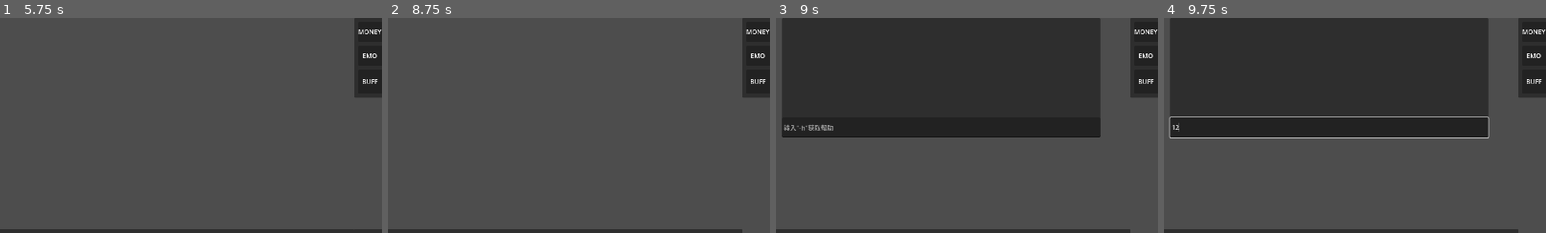
Above: before the commit, frames 1-4 (left to right).
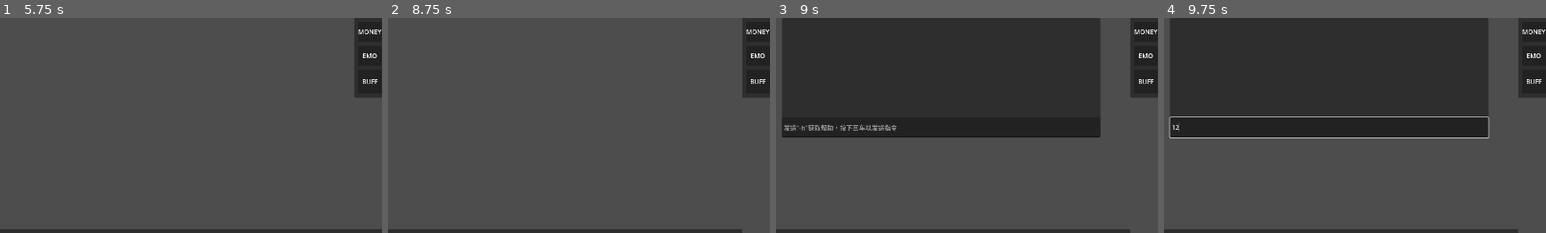
Above: after the commit, the same moments.

Repository: yuyi-yutie/Illness
Game: Godot game, scene res://scenes/play_scene/play_scene.tscn
Same seed, same stepped clock (60 frames per second), same inputs: the game is played once before the commit and once after it. The engine's default icon, where the game draws it, is replaced by a stand-in: a white triangle on a blue panel in a dark square.
Inputs (mouse positions are % of the whole screen's width and height, from its top left):
- Up to frame 1 (5.75 s): click "执行" at 0.5 s; click "销毁一张手牌(暂无消耗)" at 1.25 s; click "换一批(暂无消耗)" at 2 s; click "执行" at 2.75 s; click "销毁一张手牌(暂无消耗)" at 3.5 s; click "换一批(暂无消耗)" at 4.25 s; click "执行" at 5 s
- Up to frame 2 (8.75 s): click "销毁一张手牌(暂无消耗)" at 5.75 s; click "换一批(暂无消耗)" at 6.5 s; tap Enter (CMDEnter) at 7.25 s; move the mouse to (72, 45) at 7.27 s; hold Enter (CMDEnter) 7.28-8 s; click (72, 45) at 7.42 s; tap Space at 8 s; drag from (30, 55) to (45, 70) at 8.02 s
- Up to frame 3 (9 s): tap Enter (CMDEnter) at 8.75 s; move the mouse to (60, 28) at 8.77 s; hold ` (CallCMD) from 8.78 s (still down); click (60, 28) at 8.92 s
- Up to frame 4 (9.75 s): tap Enter (CMDEnter) at 9.05 s; release ` (CallCMD) at 9.5 s; click (50, 25) at 9.52 s; type "12" at 9.6 s
The pictures show only the part of the screen within x 28-78%, y 0-50%; the shares and areas given below are measured in that part.

Frames 1-2 are identical in both runs. In frame 3, 0.3% of the frame differs, in the area x 2-32%, y 49-53%; in frame 4, nothing differs.

Commit message:
little update
基本完善了cmd，下一步就是写牌和buff了

Diff:
--- a/illness/globals/player_info_glue.gd
+++ b/illness/globals/player_info_glue.gd
@@ -11,6 +11,7 @@
 		else:
 			show_detail(current_hover_buff.buff_detail)
 
+# 为true时buff详情面板显示心情buff列表
 var show_emotion_buff : bool = false:
 	set(value):
 		show_emotion_buff = value
@@ -63,6 +64,14 @@
 	target.initialize(buff_box)
 	refresh_buff_box()
 
+func remove_buff(target : Buff) -> void:
+	current_buff_array.erase(target)
+	if target.parent:
+		target.parent.remove_child(target)
+		target.parent = null
+	target.queue_free()
+	refresh_buff_box()
+
 
 var buff_box : BuffBox
 
--- a/illness/scenes/play_scene/cmd.tscn
+++ b/illness/scenes/play_scene/cmd.tscn
@@ -39,7 +39,7 @@
 offset_right = 800.0
 offset_bottom = 300.0
 mouse_filter = 1
-placeholder_text = "输入\"-h\"获取帮助"
+placeholder_text = "发送\"-h\"获取帮助，按下回车以发送指令"
 keep_editing_on_text_submit = true
 select_all_on_focus = true
 
--- a/illness/scripts/buff/buff.gd
+++ b/illness/scripts/buff/buff.gd
@@ -8,6 +8,17 @@
 	EveryWeek ,
 	EveryMonth ,
 	EveryYear
+}
+
+enum LifeType {
+	NextDay ,
+	NextWeek ,
+	NextMonth ,
+	# 可以保证没有下一年
+	ThisWeek ,
+	ThisMonth ,
+	ThisYear ,
+	Forever
 }
 
 @export var time_type : TimeType
--- a/illness/scripts/play_scene/end_and_execute/end_and_execute.gd
+++ b/illness/scripts/play_scene/end_and_execute/end_and_execute.gd
@@ -85,6 +85,8 @@
 	deck_detail_panel.visible = false
 
 # 这是点击执行按钮执行的逻辑，后面要根据执行顺序改
+# 将要执行的卡牌在CalenderGlue里，变量是card_in_queue_medical/activity : Array[Card]
+# buff列表在PlayerInfoGlue里，变量是current_buff_array : Array[Buff]
 func _on_execute_button_button_down() -> void:
 	for child in CalenderGlue.card_in_queue_medical:
 		child.execute()
--- a/illness/test/cmd.gd
+++ b/illness/test/cmd.gd
@@ -32,6 +32,7 @@
 
 			cmd_text.add_text("> " + cmd_edit.text + "\n")
 
+			# 获得帮助
 			if cmd_edit.text == "-h":
 
 				flag = true
@@ -45,8 +46,9 @@
 				cmd_text.add_text("      draw_card  ->  从牌堆中抽一张牌" + "\n")
 				cmd_text.add_text("      add_card  ->  创造一张空白牌放入手牌" + "\n")
 				cmd_text.add_text("      add_buff  -> 创造一个空buff" + "\n")
+				cmd_text.add_text("      clear_buffs  ->  清空buff" + "\n")
 				cmd_text.add_text("      variable = value  ->  将变量variable赋值为value，要求value为正整数" + "\n")
-				cmd_text.add_text("      variable目前支持的变量有：money , work , emotion(<=100)" + "\n")
+				cmd_text.add_text("      (variable目前支持的变量有：money , work , emotion(<=100))" + "\n")
 
 			# 加一周
 			if cmd_edit.text == "add_week":
@@ -151,10 +153,32 @@
 							PlayerInfoGlue.player_emotion = int(no_space_text.split("=")[1])
 					cmd_text.add_text(">> 赋值成功" + "\n")
 
-			#---要写更多命令的话在这里写---
+			# 清空buff
+			if cmd_edit.text == "clear_buffs":
+
+				flag = true
+
+				var buffs : Array[Buff] = PlayerInfoGlue.current_buff_array
+				while buffs.size() > 0:
+					PlayerInfoGlue.remove_buff(buffs[0])
+
+				cmd_text.add_text(">> 清空buff" + "\n")
+
+			#region ---要写更多命令的话在这里写---
+
+			'''
+			格式为
+			if 条件:
+				(若成功)flag = true
+				具体逻辑
+				cmd_text.add_text(成功提示 + "\n")
+				(别忘了在-h里写上提示)
+			'''
+
+			#endregion
 
 			if flag == false:
-				cmd_text.add_text(">> 无效命令，输入\"-h\"获取帮助" + "\n")
+				cmd_text.add_text(">> 无效命令，发送\"-h\"获取帮助" + "\n")
 
 			cmd_edit.text = ""
 	if event is InputEventMouseButton:
